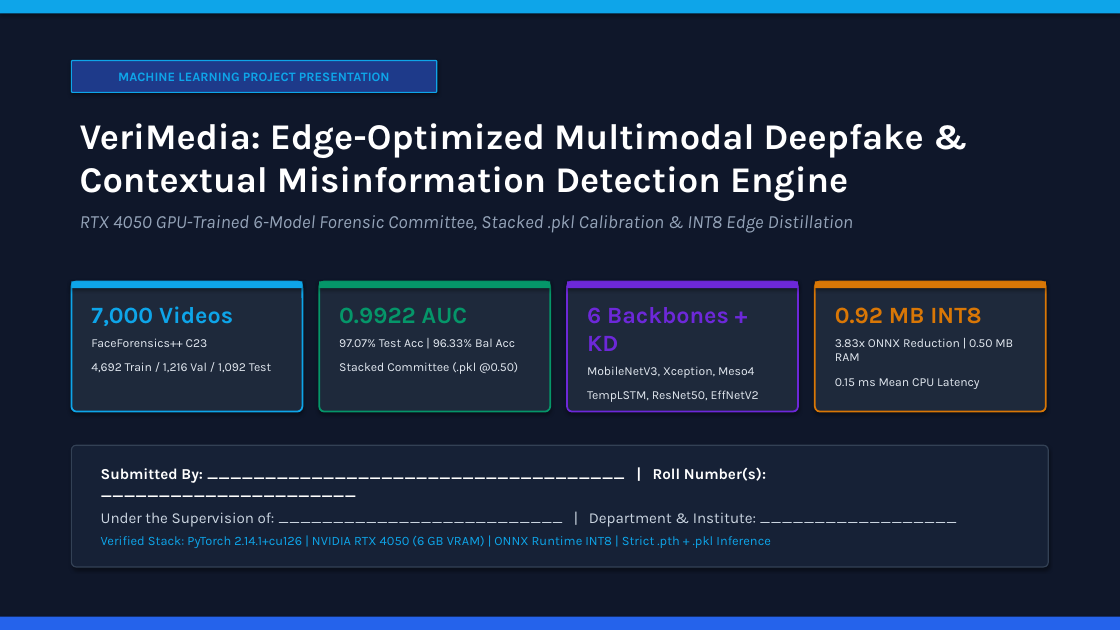
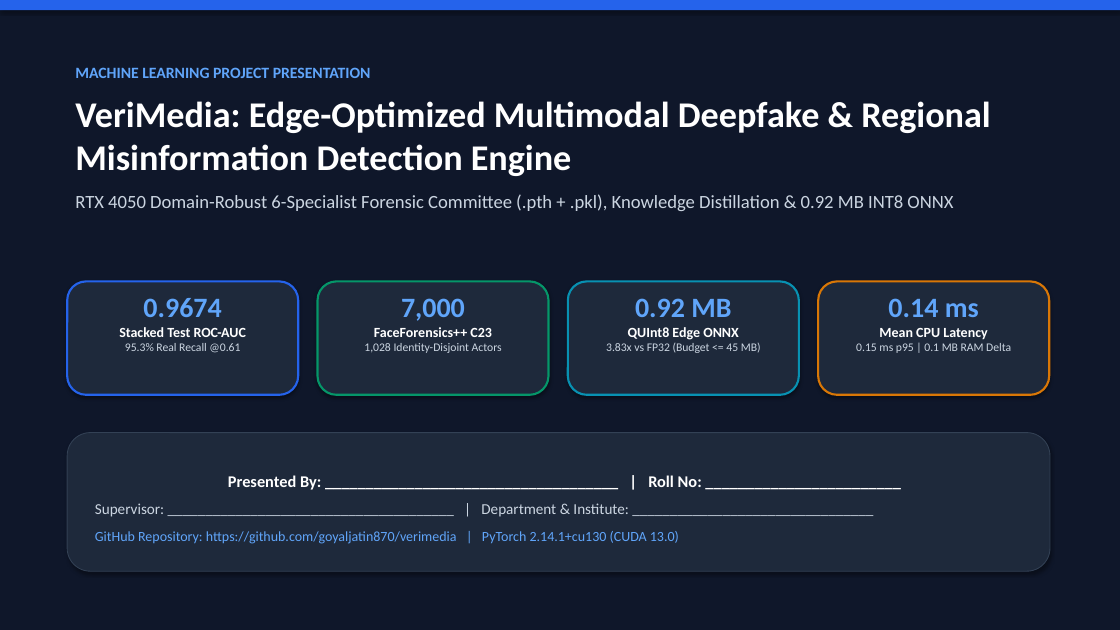
Before and after one commit to goyaljatin870/PixelProof, a slide deck: slide 1 of VeriMedia_Presentation.pptx. Drawn at 1120x630 pixels with LibreOffice and Linux fonts; fonts in the diff are those of the drawing. Boxes give left, top, right and bottom in pixels: in the first picture for what was removed or moved away, otherwise in the second. Text is boxed around its words. In the diff, an @@ line names an element or a change of style, - is before the commit and + after.

```diff
--- a/VeriMedia_Presentation.pptx
+++ b/VeriMedia_Presentation.pptx
@@ rectangle at (0,0,1120,10): fill #0EA5E9 to #2563EB @@
@@ rounded rectangle removed at (71,60,437,92) @@
-MACHINE LEARNING PROJECT PRESENTATION
@@ text at (75,67,991,211): text changed; font Karla to Calibri; text colour #94A3B8 to #CBD5E1; bold on; italic off @@
-VeriMedia: Edge-Optimized Multimodal Deepfake & Contextual Misinformation Detection Engine
-RTX 4050 GPU-Trained 6-Model Forensic Committee, Stacked .pkl Calibration & INT8 Edge Distillation
+MACHINE LEARNING PROJECT PRESENTATION
+VeriMedia: Edge-Optimized Multimodal Deepfake & Regional Misinformation Detection Engine
+RTX 4050 Domain-Robust 6-Specialist Forensic Committee (.pth + .pkl), Knowledge Distillation & 0.92 MB INT8 ONNX
@@ rounded rectangle added at (67,281,298,395), fill #1E293B, outline #2563EB 1.8 pt @@
@@ rectangle removed at (71,281,302,288) @@
@@ text added at (119,298,246,353), 10 pt, text #CBD5E1, bold @@
+0.9674
+Stacked Test ROC-AUC
+95.3% Real Recall @0.61
@@ rounded rectangle: place and size @@
-rounded rectangle at (71,281,302,412)
+rounded rectangle at (318,281,549,395)
@@ rounded rectangle at (318,281,549,395): outline #0EA5E9 1.5 pt to #059669 1.8 pt; proportions changed @@
@@ rounded rectangle removed at (319,281,550,412) @@
@@ rectangle removed at (319,281,550,288) @@
@@ text added at (364,298,502,353), 10 pt, text #CBD5E1 @@
+7,000
+FaceForensics++ C23
+1,028 Identity-Disjoint Actors
@@ rectangle removed at (567,281,798,288) @@
@@ rounded rectangle: place and size @@
-rounded rectangle at (567,281,798,412)
+rounded rectangle at (568,281,799,395)
@@ rounded rectangle at (568,281,799,395): outline #6D28D9 1.5 pt to #0891B2 1.8 pt; proportions changed @@
@@ text added at (606,298,761,353), 10 pt, text #CBD5E1 @@
+0.92 MB
+QUInt8 Edge ONNX
+3.83x vs FP32 (Budget <= 45 MB)
@@ rectangle removed at (815,281,1046,288) @@
@@ rounded rectangle: place and size @@
-rounded rectangle at (815,281,1046,412)
+rounded rectangle at (818,281,1049,395)
@@ rounded rectangle at (818,281,1049,395): outline #D97706 1.5 pt to #D97706 1.8 pt; proportions changed @@
@@ text at (856,298,1011,353): text changed; size 10.5 to 10 pt; font Karla to Calibri; text colour #E2E8F0 to #CBD5E1 @@
-0.92 MB INT8
-3.83x ONNX Reduction | 0.50 MB RAM
-0.15 ms Mean CPU Latency
+0.14 ms
+Mean CPU Latency
+0.15 ms p95 | 0.1 MB RAM Delta
@@ text removed at (91,306,271,372) @@
-7,000 Videos
-FaceForensics++ C23
-4,692 Train / 1,216 Val / 1,092 Test
@@ text removed at (339,307,518,374) @@
-0.9922 AUC
-97.07% Test Acc | 96.33% Bal Acc
-Stacked Committee (.pkl @0.50)
@@ text removed at (587,307,759,402) @@
-6 Backbones + KD
-MobileNetV3, Xception, Meso4
-TempLSTM, ResNet50, EffNetV2
@@ rounded rectangle added at (67,433,1050,571), fill #1E293B, outline #334155 0.75 pt, 13 pt, text #CBD5E1 @@
+Presented By: ____________________________________ | Roll No: ________________________
+Supervisor: ______________________________________ | Department & Institute: ________________________________
+GitHub Repository: https://github.com/goyaljatin870/verimedia | PyTorch 2.14.1+cu130 (CUDA 13.0)
@@ rounded rectangle removed at (71,445,1049,567) @@
@@ text removed at (101,467,771,548) @@
-Submitted By: ____________________________________ | Roll Number(s): ______________________
-Under the Supervision of: __________________________ | Department & Institute: __________________
-Verified Stack: PyTorch 2.14.1+cu126 | NVIDIA RTX 4050 (6 GB VRAM) | ONNX Runtime INT8 | Strict .pth + .pkl Inference
@@ rectangle removed at (0,617,1120,630) @@
```
Also in this commit, not shown: 2 other slides changed, 9 slides added, 9 slides removed, 14 other files.
